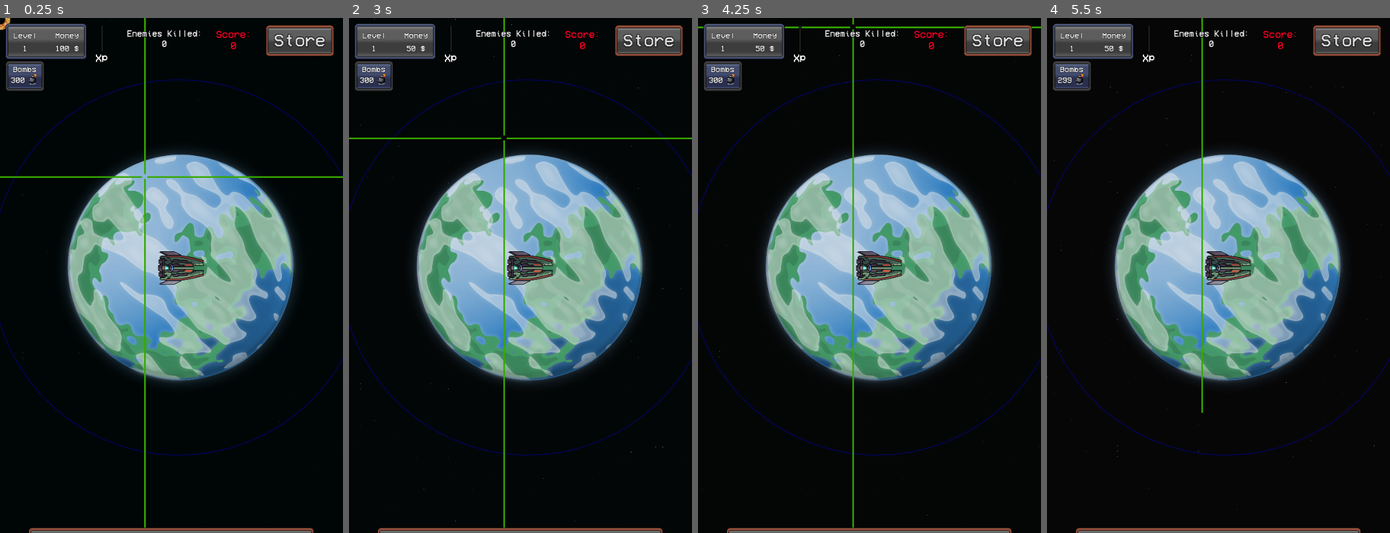
Above: before the commit, frames 1-4 (left to right).
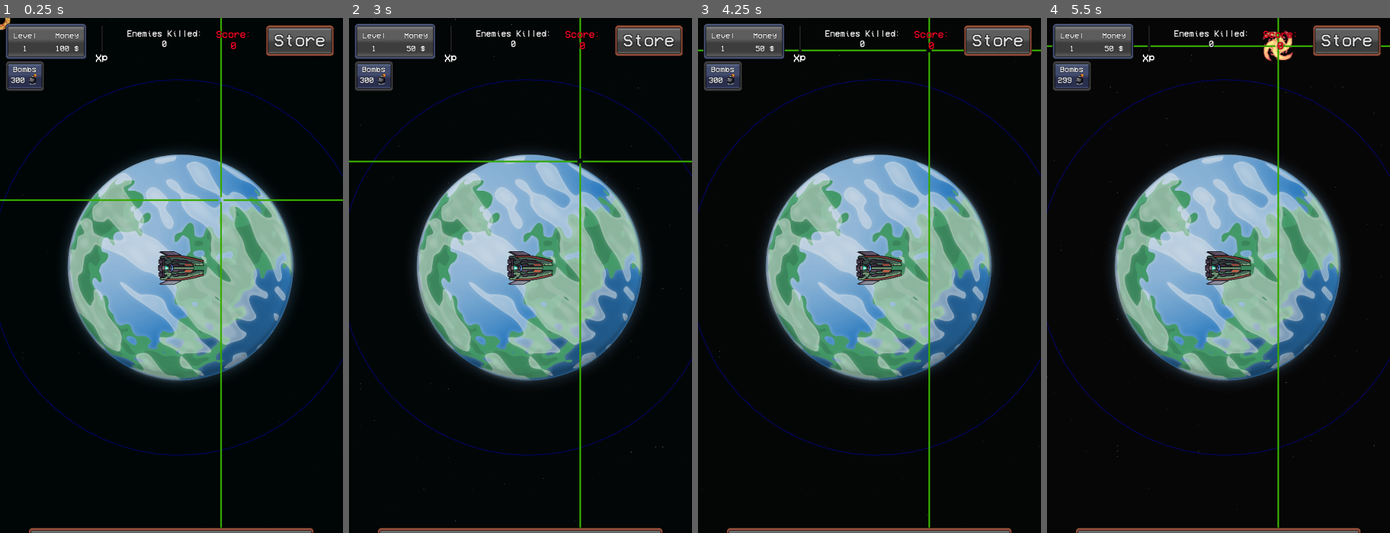
Above: after the commit, the same moments.

Repository: MauroCastro1705/mini_auto_battler
Game: Godot game, scene res://test/test-scene.tscn
Two runs of this game, one before a commit and one after it. Both use one fixed random seed, a clock stepped at 60 frames per second and the inputs below. The project has no main scene, so this scene is started directly.
Inputs (mouse positions are in pixels of both pictures, inside the frame that each line leads up to):
- Up to frame 1 (0.25 s): no input
- Up to frame 2 (3 s): click "Store" at 0.5 s; click "Buy!" at 1.25 s; click "Return" at 2 s; tap Enter at 2.75 s; move the mouse to (595, 249) at 2.77 s; hold W (arriba) from 2.78 s (still down); tap D (der) at 2.85 s; click (595, 249) at 2.92 s
- Up to frame 3 (4.25 s): release W (arriba) at 3.5 s; drag from (800, 301) to (876, 265) at 3.52 s
- Up to frame 4 (5.5 s): move the mouse to (1252, 162) at 4.27 s; hold W (arriba) 4.28-5 s; tap O at 4.35 s; tap Space (shoot) at 5 s; drag from (1201, 378) to (1115, 198) at 5.02 s

The runs differ from the first frame. In frame 1, 1.8% of the frame differs, in the area x 0-100%, y 0-99%; in frame 2, 1.8%; in frame 3, 1.5%; in frame 4, 1.5%.

Commit message:
bomb reticle container wall

Diff:
--- a/project.godot
+++ b/project.godot
@@ -88,6 +88,7 @@
 2d_physics/layer_1="player"
 2d_physics/layer_2="enemigos"
 2d_physics/layer_3="escenario"
+2d_physics/layer_4="mira_bomba"
 
 [rendering]
 
--- a/proyectiles/bomb/bomb_1.tscn
+++ b/proyectiles/bomb/bomb_1.tscn
@@ -1,10 +1,10 @@
 [gd_scene load_steps=18 format=3 uid="uid://b631jjvhgsbol"]
 
-[ext_resource type="Script" uid="uid://bqjbqf1nm4y8u" path="res://proyectiles/bomb/bomb_1.gd" id="1_2ydn0"]
+[ext_resource type="Script" uid="uid://bqjbqf1nm4y8u" path="res://resources/bomb_1.gd" id="1_2ydn0"]
 [ext_resource type="Texture2D" uid="uid://dy470e2tip1od" path="res://assets/bullets/efectos-magicos/03.png" id="2_438kd"]
 
 [sub_resource type="CircleShape2D" id="CircleShape2D_438kd"]
-radius = 12.2066
+radius = 16.0
 
 [sub_resource type="CircleShape2D" id="CircleShape2D_2ydn0"]
 radius = 34.0
@@ -102,20 +102,20 @@
 }]
 
 [node name="Bomb1" type="CharacterBody2D"]
-collision_layer = 0
+collision_layer = 8
 collision_mask = 0
 script = ExtResource("1_2ydn0")
 
 [node name="CollisionShape2D" type="CollisionShape2D" parent="."]
-light_mask = 0
-visibility_layer = 0
 shape = SubResource("CircleShape2D_438kd")
+debug_color = Color(0.792928, 0.403547, 0.379331, 0.42)
 
 [node name="explosion_area" type="Area2D" parent="."]
 light_mask = 0
 visibility_layer = 2
 
 [node name="CollisionShape2D" type="CollisionShape2D" parent="explosion_area"]
+visible = false
 scale = Vector2(1.2, 1.2)
 shape = SubResource("CircleShape2D_2ydn0")
 
--- /dev/null
+++ b/test/paredes/pared.tscn
@@ -0,0 +1,12 @@
+[gd_scene load_steps=2 format=3 uid="uid://bqpnlni4edevw"]
+
+[sub_resource type="RectangleShape2D" id="RectangleShape2D_i0yon"]
+size = Vector2(42, 993)
+
+[node name="Pared" type="StaticBody2D"]
+collision_layer = 8
+collision_mask = 8
+
+[node name="CollisionShape2D" type="CollisionShape2D" parent="."]
+position = Vector2(1, 486.5)
+shape = SubResource("RectangleShape2D_i0yon")
--- a/test/test-scene.tscn
+++ b/test/test-scene.tscn
@@ -14,6 +14,7 @@
 [ext_resource type="PackedScene" uid="uid://cvuxl5jl1lkpp" path="res://ui/exp_bar/exp_bar.tscn" id="10_3wmdq"]
 [ext_resource type="PackedScene" uid="uid://3dje4lvy4x3p" path="res://ui/bomb_ui/bombs.tscn" id="13_6p2hi"]
 [ext_resource type="PackedScene" uid="uid://b631jjvhgsbol" path="res://proyectiles/bomb/bomb_1.tscn" id="13_ehe6g"]
+[ext_resource type="PackedScene" uid="uid://bqpnlni4edevw" path="res://test/paredes/pared.tscn" id="15_3wcnv"]
 
 [sub_resource type="ShaderMaterial" id="ShaderMaterial_ehe6g"]
 shader = ExtResource("1_s3pen")
@@ -115,6 +116,28 @@
 autostart = true
 
 [node name="Bomb1" parent="." instance=ExtResource("13_ehe6g")]
-position = Vector2(270, 296)
+position = Vector2(412, 339)
+collision_mask = 8
+safe_margin = 1.0
+
+[node name="walls" type="Node2D" parent="."]
+
+[node name="Pared" parent="walls" instance=ExtResource("15_3wcnv")]
+visible = false
+position = Vector2(6, 0)
+
+[node name="Pared2" parent="walls" instance=ExtResource("15_3wcnv")]
+visible = false
+position = Vector2(649, 0)
+
+[node name="Pared3" parent="walls" instance=ExtResource("15_3wcnv")]
+visible = false
+position = Vector2(784, 970)
+rotation = 1.57079
+
+[node name="Pared4" parent="walls" instance=ExtResource("15_3wcnv")]
+visible = false
+position = Vector2(784, 14)
+rotation = 1.57079
 
 [connection signal="timeout" from="Timer" to="GameManager" method="_on_timer_timeout"]
Renamed: proyectiles/bomb/bomb_1.gd -> resources/bomb_1.gd
Renamed: proyectiles/bomb/bomb_1.gd.uid -> resources/bomb_1.gd.uid
Not shown: 1 places in test/test-scene.tscn that only renumber resources
